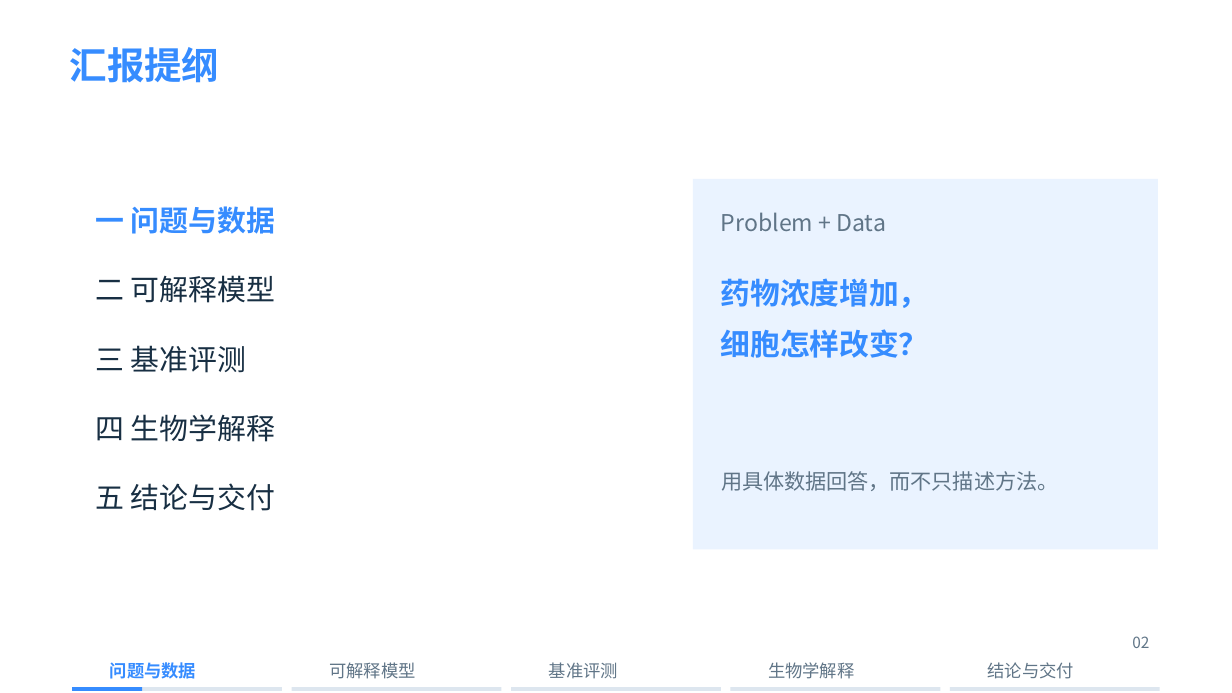
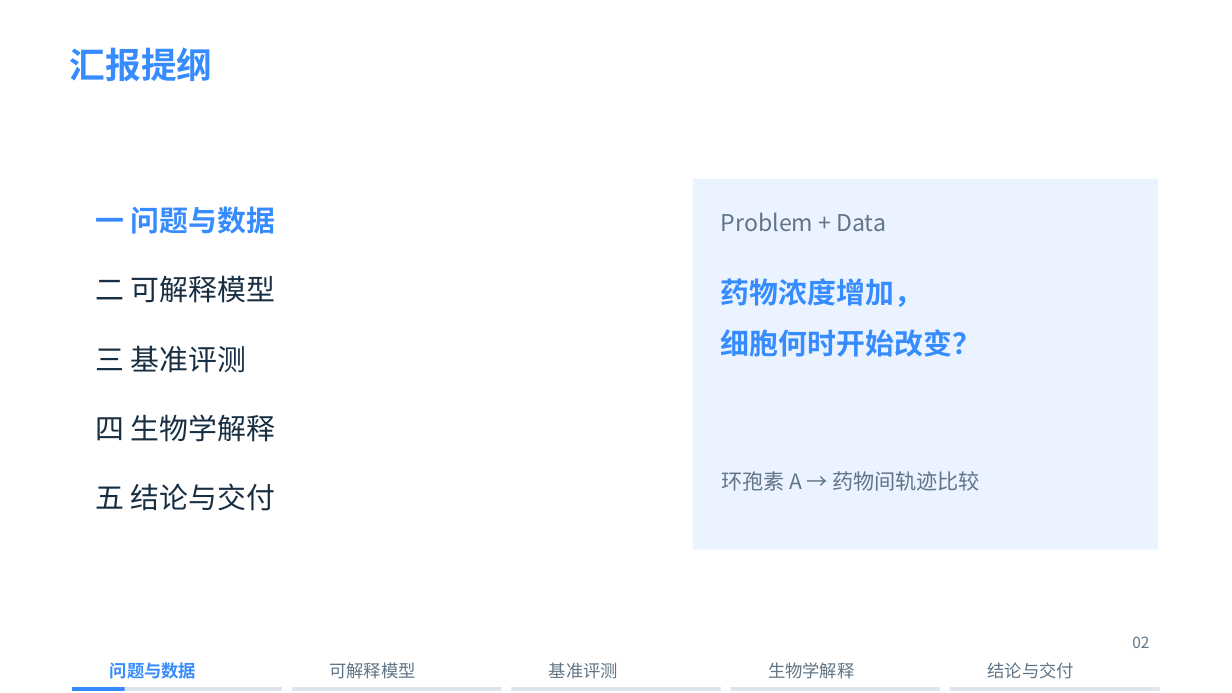
Before and after one commit to xing-zq/cell-state-dose-response, a slide deck: slide 2 of presentation/细胞状态轨迹_十分钟汇报.pptx. Drawn at 1232x693 pixels with LibreOffice and Linux fonts; fonts in the diff are those of the drawing; background and template pictures are left out. Boxes give left, top, right and bottom in pixels: in the first picture for what was removed or moved away, otherwise in the second. Text is boxed around its words. In the diff, an @@ line names an element or a change of style, - is before the commit and + after.

```diff
--- a/presentation/细胞状态轨迹_十分钟汇报.pptx
+++ b/presentation/细胞状态轨迹_十分钟汇报.pptx
@@ text "汇报提纲" at [70, 47, 213, 81]: size 29.2 to 27.8 pt @@
@@ text "药物浓度增加，" at [721, 278, 924, 307]: size 23.2 to 22.5 pt @@
@@ text at [721, 329, 981, 357]: text changed; size 23.2 to 22.5 pt @@
-细胞怎样改变？
+细胞何时开始改变？
@@ text at [721, 471, 980, 491]: text changed @@
-用具体数据回答，而不只描述方法。
+环孢素 A → 药物间轨迹比较
@@ rectangle: place and size @@
-rectangle at [72, 688, 142, 691]
+rectangle at [72, 688, 125, 691]
```
Also in this commit, not shown: 14 other slides changed, 3 slides added, 1 slide removed, 23 other files.
